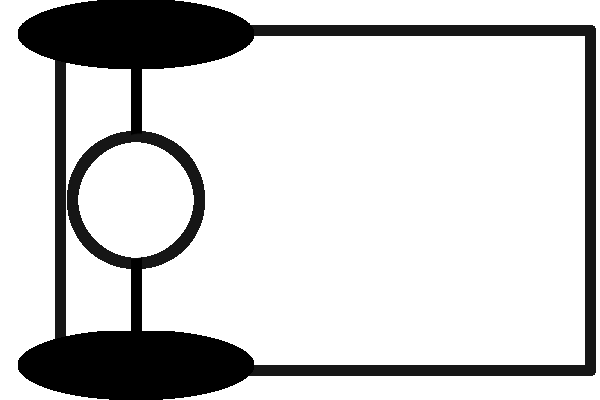
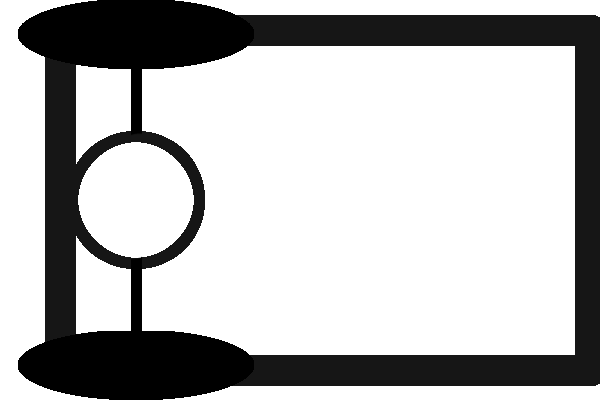
The second 600 x 400 image is a revision of the first. Changes to its layers:
painted on "Body" over <box>45,15,600,386</box>
hid "Background" over <box>45,15,600,386</box>
